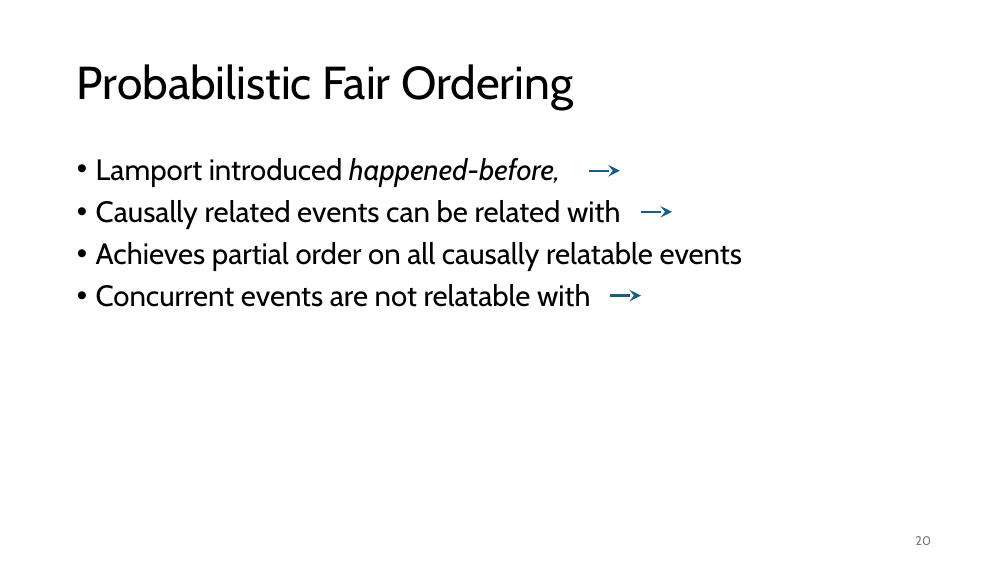
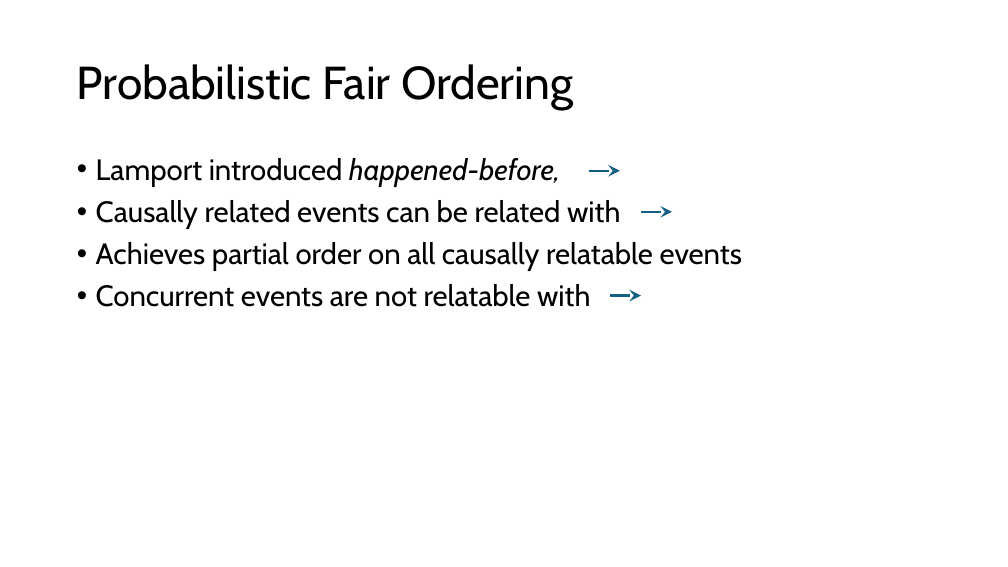
Before and after one commit to HaseebLUMS/Onyx-Presentation, a slide deck: slide 7 of tommy_hotnets.pptx. Drawn at 1008x567 pixels with LibreOffice and Linux fonts; fonts in the diff are those of the drawing. Boxes give left, top, right and bottom in pixels: in the first picture for what was removed or moved away, otherwise in the second. Text is boxed around its words. In the diff, an @@ line names an element or a change of style, - is before the commit and + after.

Commit message:
updated

```diff
--- a/tommy_hotnets.pptx
+++ b/tommy_hotnets.pptx
@@ text removed at (915, 536, 931, 545) @@
-20
```
Also in this commit, not shown: 27 other slides changed.
